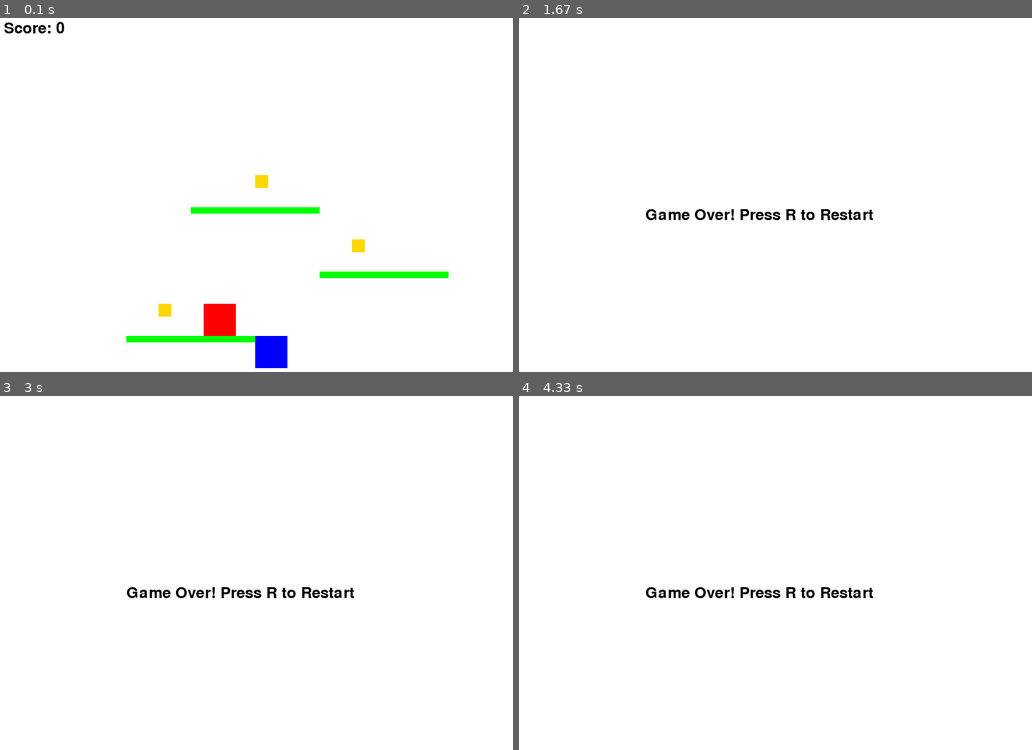
Above: before the commit, frames 1-4 (two rows, left to right).
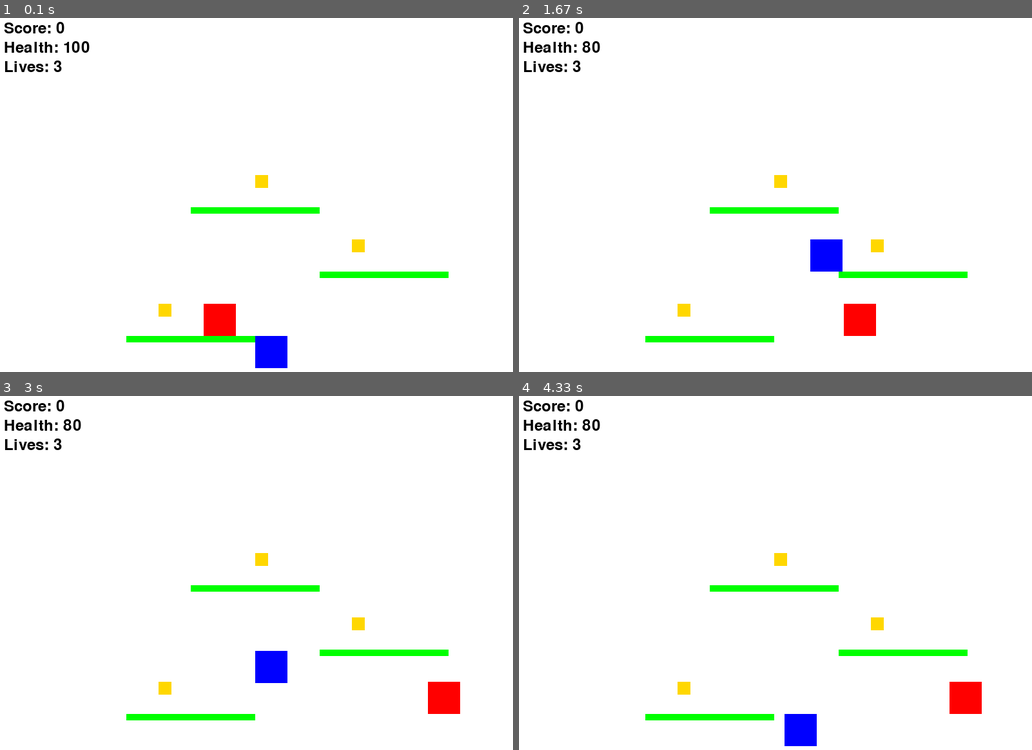
Above: after the commit, the same moments.

Repository: aknim/pygame-2dplatformer
Game: pygame game, started from platformer.py
The game is run twice, just before and just after one commit, with the same random seed, the same clock (stepped at 60 frames per second) and the same inputs.
Inputs:
- Up to frame 1 (0.1 s): no input
- Up to frame 2 (1.67 s): hold Right 0.33-0.8 s; hold Up 0.83-1.13 s; hold Right 1.17-1.63 s
- Up to frame 3 (3 s): hold Left 1.67-2.2 s; hold Left 2.23-2.63 s; hold Up from 2.67 s (still down)
- Up to frame 4 (4.33 s): release Up at 3.03 s; hold Right 3.07-3.7 s; hold Left 3.73-4.2 s; hold Right from 4.23 s (still down)

The runs differ from the first frame. In frame 1, 0.4% of the frame differs, in the area x 0-18%, y 6-16%; in frame 2, 3.9%, in the area x 0-88%, y 1-92%; in frame 3, 3.9%; in frame 4, 3.9%.

Commit message:
Day 3.2 20 - Added player health & lives

Diff:
--- a/platformer.py
+++ b/platformer.py
@@ -12,11 +12,16 @@
 WIDTH, HEIGHT = 800, 600
 screen = pygame.display.set_mode((WIDTH, HEIGHT))
 
+invincibility_duration = 60 # Duration in frames
+player_lives = 3
+score = 0
+
 def reset():
     global WIDTH, HEIGHT, player_color, player_width, player_height
     global player_x, player_y, player_speed, gravity, player_velocity_y
     global jump_strength, is_jumping, score, font, platforms
     global game_over, coins, enemy, enemy_speed, enemy_direction
+    global player_health, player_lives, invincible, invincibility_timer
 
     # Screen settings
     pygame.display.set_caption("2D Platformer")
@@ -26,6 +31,9 @@
     player_width, player_height = 50, 50
     player_x, player_y = WIDTH // 2, HEIGHT - player_height - 50 # Start near bottom
     player_speed = 1
+    player_health = 100
+    invincible = False
+    invincibility_timer = 0
 
     # Gravity settings
     gravity = 0.2
@@ -41,7 +49,6 @@
     ]
 
     # Scoring
-    score = 0
     font = pygame.font.Font(None, 36) # Font for displaying score
 
     game_over = False
@@ -115,9 +122,22 @@
                 score += 1 # Increment score
 
         # Enemy collision with player
-        if player_rect.colliderect(enemy):
-            game_over = True
-            print("doing game over")
+        if player_rect.colliderect(enemy) and not invincible:
+            player_health -= 20 # Decrease healthy by 20
+            invincible = True
+            invincibility_timer = invincibility_duration # start the invincibility timer
+            if player_health <= 0:
+                player_lives -= 1
+                player_health = 100 # Reset health
+                if player_lives <= 0:
+                   game_over = True
+                else:
+                    reset()
+
+        if invincible:
+            invincibility_timer -= 1
+            if invincibility_timer <= 0:
+                invincible = False # End invincibility after time reaches 0
 
         # Fill the screen and draw the player
         screen.fill(WHITE)
@@ -137,14 +157,16 @@
         # Draw enemy
         pygame.draw.rect(screen, (255, 0, 0), enemy) # Red color
 
-        # Display score
+        # Display score & health & lives
         score_text = font.render(f"Score: {score}", True, (0, 0, 0))
+        health_text = font.render(f"Health: {player_health}", True, (0, 0, 0))
+        lives_text = font.render(f"Lives: {player_lives}", True, (0, 0, 0))
         screen.blit(score_text, (10, 10))
+        screen.blit(health_text, (10, 40))
+        screen.blit(lives_text, (10, 70))
+        pygame.display.flip()
 
-
-        pygame.display.flip()
     else:
-        print("game over")
         screen.fill(WHITE)
         game_over_text = font.render("Game Over! Press R to Restart", True, (0, 0, 0))
         screen.blit(game_over_text, (WIDTH // 4, HEIGHT // 2))
